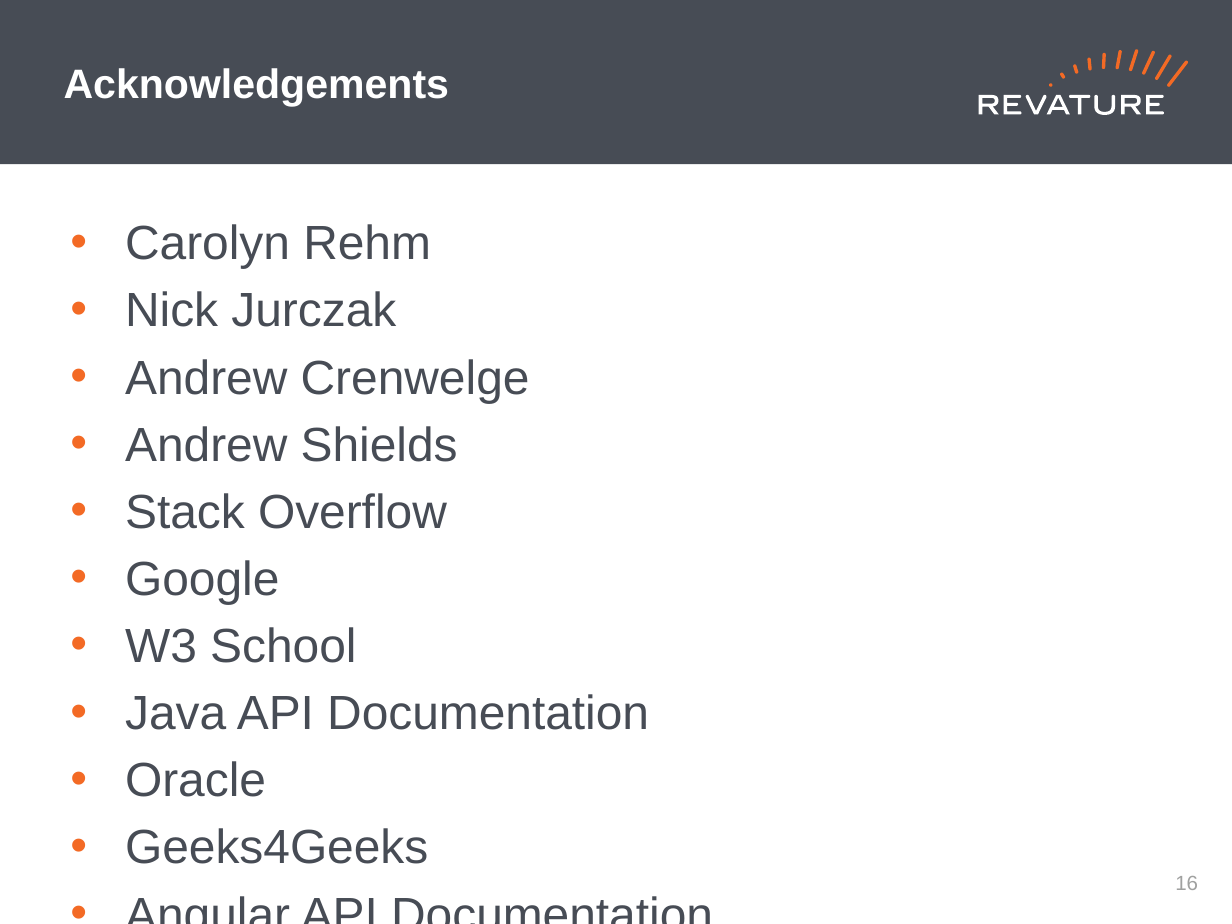
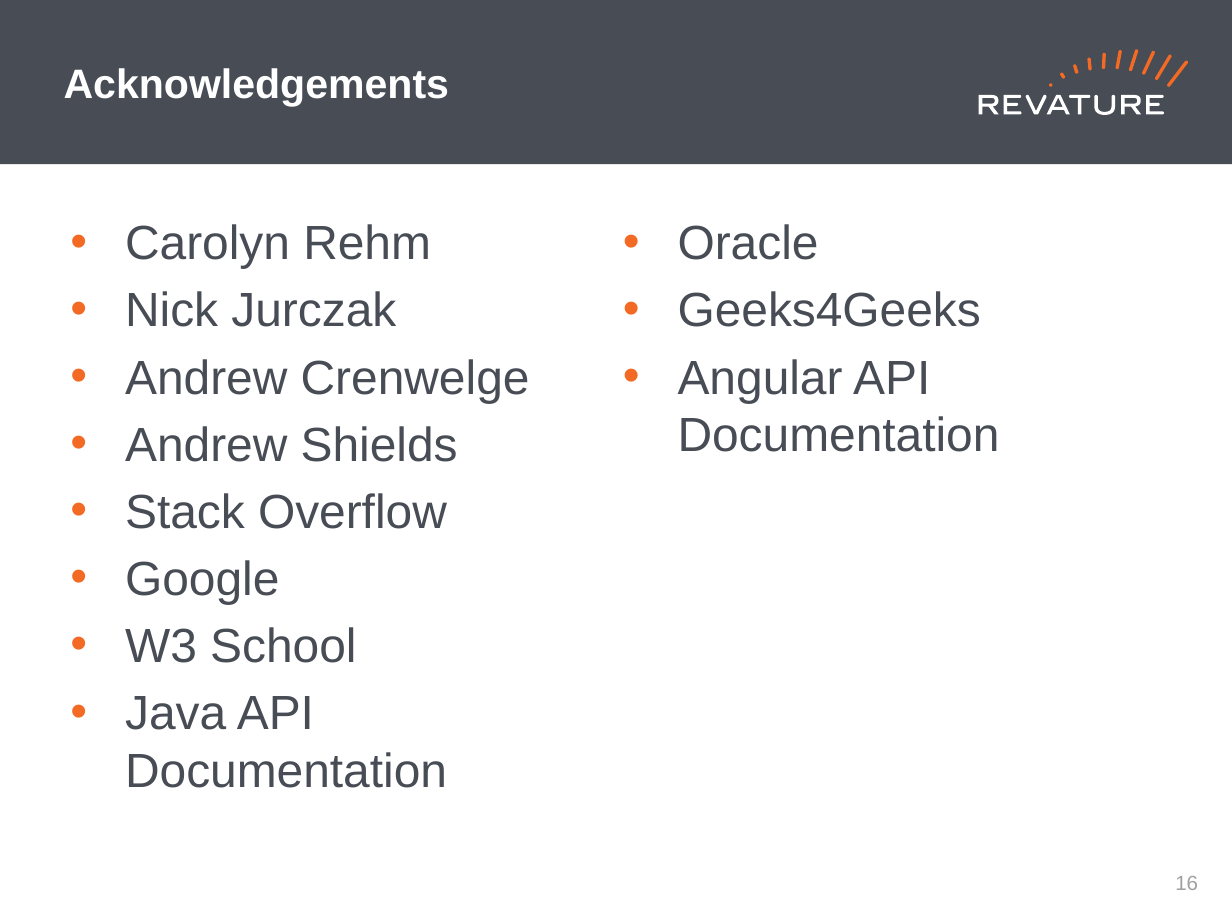
Before and after one commit to Revature-Bubble/Presentation, a slide deck: slide 17 of Revature Standards/Presentation.pptx. Drawn at 1232x924 pixels with LibreOffice and Linux fonts; fonts in the diff are those of the drawing. Boxes give left, top, right and bottom in pixels: in the first picture for what was removed or moved away, otherwise in the second. Text is boxed around its words. In the diff, an @@ line names an element or a change of style, - is before the commit and + after.

```diff
--- a/Revature Standards/Presentation.pptx
+++ b/Revature Standards/Presentation.pptx
@@ text "Carolyn Rehm" at box(125, 224, 1000, 788): columns 1 to 2 @@
```
Also in this commit, not shown: 1 other slide changed, 1 other file.
